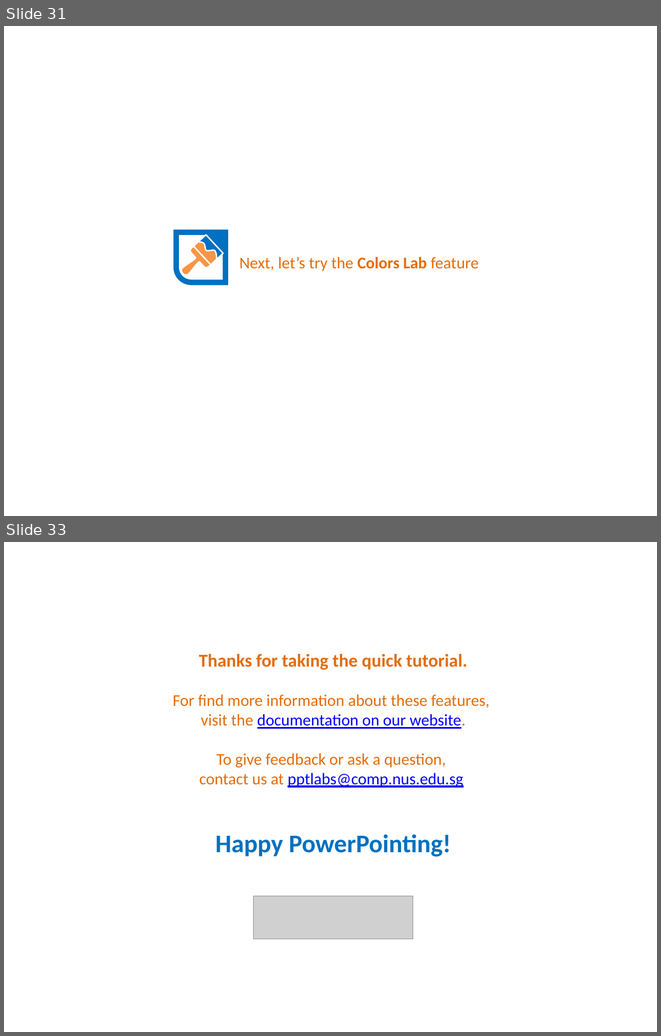
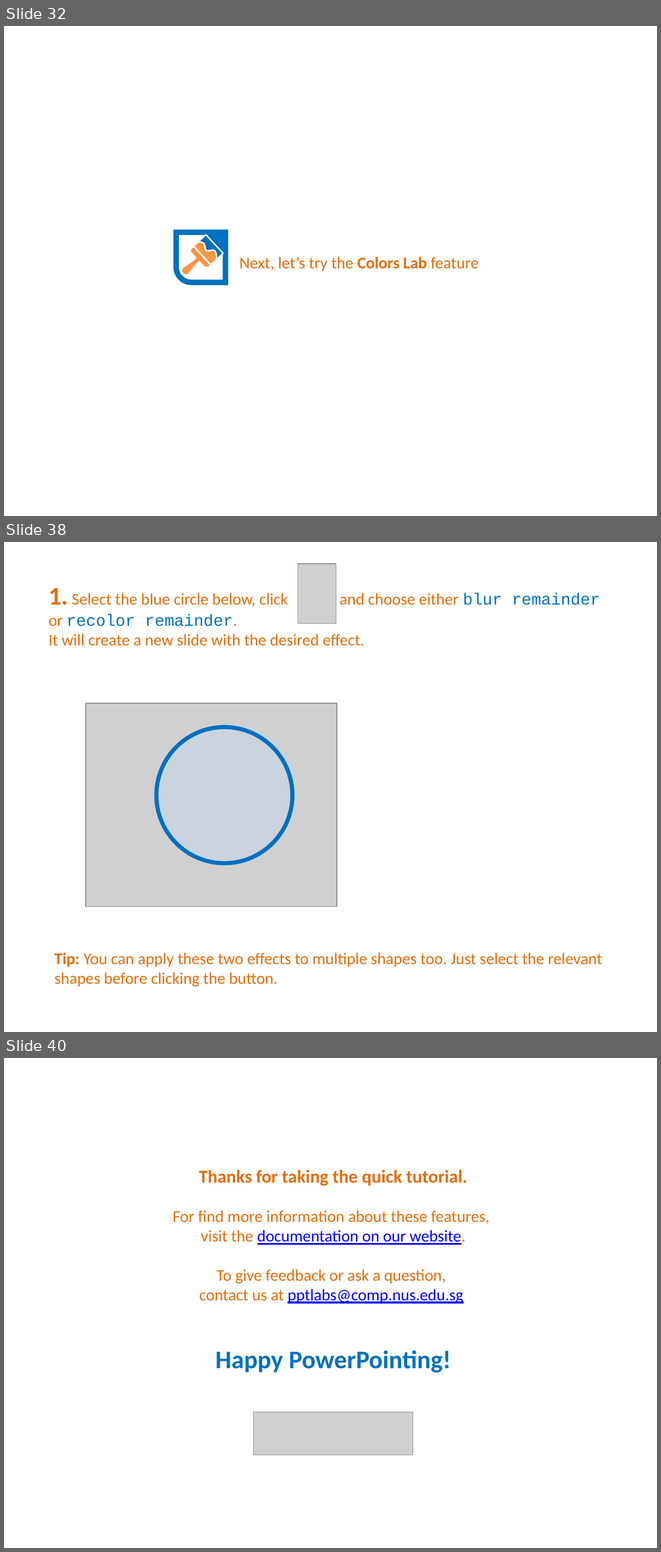
Before and after one commit to PowerPointLabs/PowerPointLabs, a slide deck: doc/PowerPointLabs Quick Tutorial.pptx. Shown one above the other, each under a label of ours: slides 31 and 33 before the commit, slides 32, 38 and 40 after it; the slides between them are not shown. The pictures are 661x1036 and 661x1552 pixels, drawn with LibreOffice and Linux fonts; fonts in the diff are those of the drawing; grey boxes stand for pictures. Boxes give left, top, right and bottom in pixels: in the first picture for what was removed or moved away, otherwise in the second. Text is boxed around its words. In the diff, an @@ line names an element or a change of style, - is before the commit and + after.

Commit message:
Updated tutorial file with effects lab. refined the rest

```diff
--- a/doc/PowerPointLabs Quick Tutorial.pptx
+++ b/doc/PowerPointLabs Quick Tutorial.pptx
@@ slide 38 added at box(4, 542, 657, 1032), background #FFFFFF @@
@@ picture added at box(298, 564, 336, 623) @@
@@ text added at box(49, 588, 600, 646), 18 pt, text #E46C0A @@
+1. Select the blue circle below, click and choose either blur remainder or recolor remainder.
+It will create a new slide with the desired effect.
@@ picture added at box(86, 703, 337, 907) @@
@@ ellipse added at box(156, 727, 292, 863), fill #C6D9F1 at 45% opacity, outline #0070C0 4.5 pt @@
@@ text added at box(54, 952, 602, 987), 18 pt, text #E46C0A @@
+Tip: You can apply these two effects to multiple shapes too. Just select the relevant shapes before clicking the button.
@@ what was slide 31 is now slide 32 @@
@@ what was slide 33 is now slide 40 @@
```
Also in this commit, not shown: 13 slides changed, 6 other slides added.
